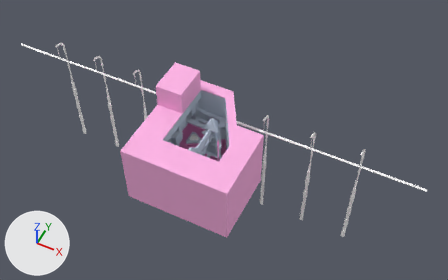
The Blender file assets/lvl/Refinery.blend, before and after one commit.
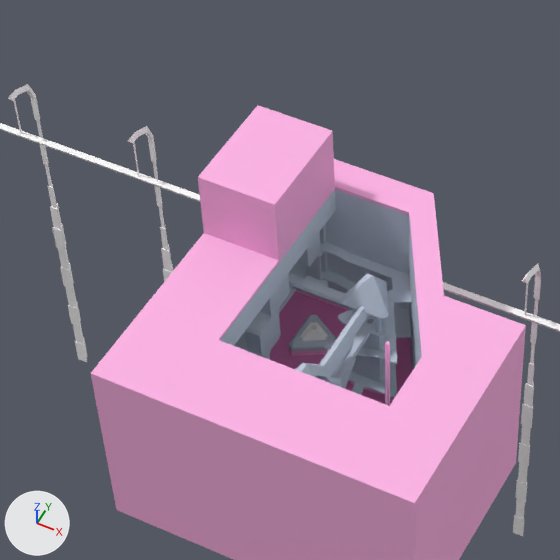
There are two pictures of each version: one whole from a 50 mm lens placed at (107.0, -179.7, 288.7), pointed at (-7.3, 48.9, 3.0), one close up on the part from 20% to 61% of the width and 10% to 76% of the height. Every picture has the same lights, and +X, +Y and +Z are marked at lower left.

Before the edit, the objects in view are built like this:
```python
me_cube_001 = bpy.data.meshes.new('Cube.001')
me_cube_001.from_pydata(...)  # 30 vertices, 30 faces; spans x -31.7..31.7, y -33.8..33.8, z -20.6..33.5
me_cube_001.materials.append(mat_inaccessible)  # pink #ffb6e7
# before: 9 (-15.7, -17.0, 19.2) at pixel (218, 339), 10 (-15.7, 27.0, 19.2) at pixel (334, 186), 15 (-31.7, -33.8, 19.2) at pixel (90, 373), 16 (-31.7, 33.8, 19.2), 21 (-31.7, -33.8, -20.6) at pixel (116, 509)
# before: 22 (-31.7, 33.8, -20.6), 23 (-15.7, 5.0, 19.2) at pixel (278, 260), 24 (-31.7, 5.0, 19.2) at pixel (203, 232), 25 (-31.7, 27.0, 19.2), 26 (-15.7, 27.0, 33.5) at pixel (332, 130)
# before: 27 (-15.7, 5.0, 33.5) at pixel (274, 204), 28 (-31.7, 27.0, 33.5) at pixel (257, 105), 29 (-31.7, 5.0, 33.5) at pixel (197, 177)
me_cube_002 = bpy.data.meshes.new('Cube.002')
me_cube_002.from_pydata([(-141.0, 0.0, -1.0), (-141.0, 1.0, 1.0), (-141.0, -1.0, 1.0), (141.0, 0.0, -1.0), (141.0, -1.0, 1.0), (141.0, 1.0, 1.0)], [], [(2, 4, 5, 1), (3, 4, 2, 0), (1, 5, 3, 0)])
me_cube_002.materials.append(mat_white)  # white #ffffff
me_plane_001 = bpy.data.meshes.new('Plane.001')
me_plane_001.from_pydata(...)  # 1300 vertices, 1171 faces; spans x -29.0..29.0, y -21.0..21.0, z 0.0
me_plane_001.materials.append(mat_water)  # pink #d67cb8
ob_cube_001 = bpy.data.objects.new('Cube.001', me_cube_001)
ob_cube_001.location = (-6.6, 21.9, 20.3)
ob_cube_004 = bpy.data.objects.new('Cube.004', me_cube_002)
ob_cube_004.location = (-26.7, 57.3, 12.7)
ob_cube_004.rotation_euler = (0.0, 0.0, -3.142)  # degrees (0, 0, -180)
ob_water = bpy.data.objects.new('water', me_plane_001)
ob_water.location = (-7.5, 29.7, 5.5)
# also in view: 'Cube.005_proxy.003' at (-105.0, 60.7, -21.5); 'Cube' at (-7.0, 23.8, 23.5); 'Cube.005_proxy.002' at (-75.0, 60.7, -21.5); 'Cube.005_proxy.005' at (15.0, 60.7, -21.5)
```
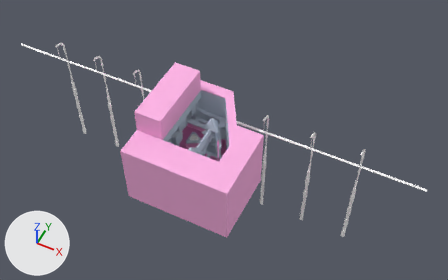
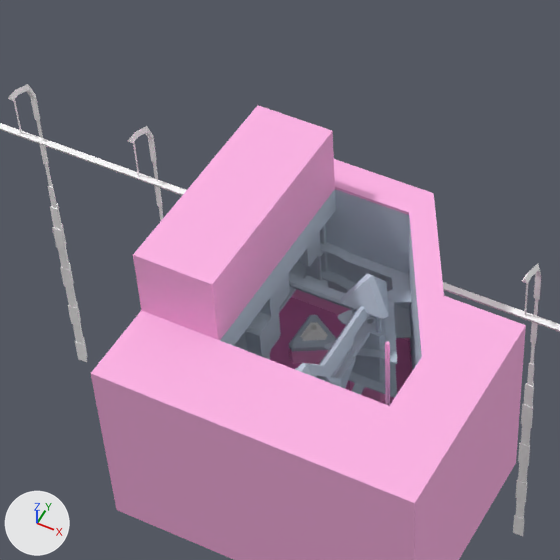
Changed parts and their boxes (x1, y1, x2, y2) in the close-ups (560 x 560 px; the box of a moved part takes in the faces that stretch with it):
'water', moved: before (270, 291, 412, 404); after (270, 297, 411, 404)
part 1 of me_cube_001, moved or reshaped: (91, 105, 335, 373) in both

The change in detail:
me_cube_001 has 30 vertices, 30 faces and spans x -31.7..31.7, y -33.8..33.8, z -20.6..33.5.
me_cube_001 is used by ob_cube_001; location (-6.6, 21.9, 20.3).
Verts and faces of me_cube_001; kept vertices keep their numbers, new ones are numbered from 30.
Part 1, on me_cube_001:
Vertices deleted: 23, 24, 27, 29 (with the faces that use them).
New vertices 30, 31, 32 stand at vertices 25, 26, 28, in that order, plus (0.0, -44.0, 0.0).
New faces: (9, 10, 26, 31), (15, 30, 25, 16, 22, 21), (9, 30, 15), (26, 28, 32, 31), (9, 31, 32, 30), (25, 30, 32, 28).
Object 'water' (ob_water) moves from (-7.5, 29.7, 5.5) to (-7.5, 29.7, 3.2).
